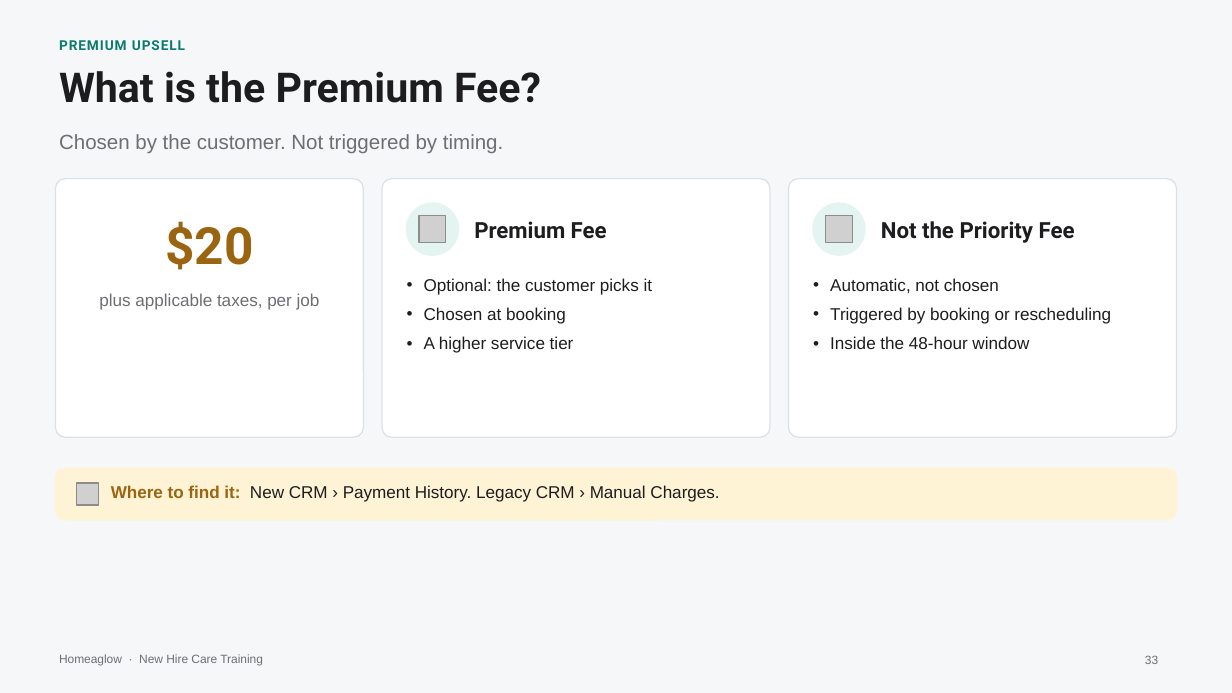
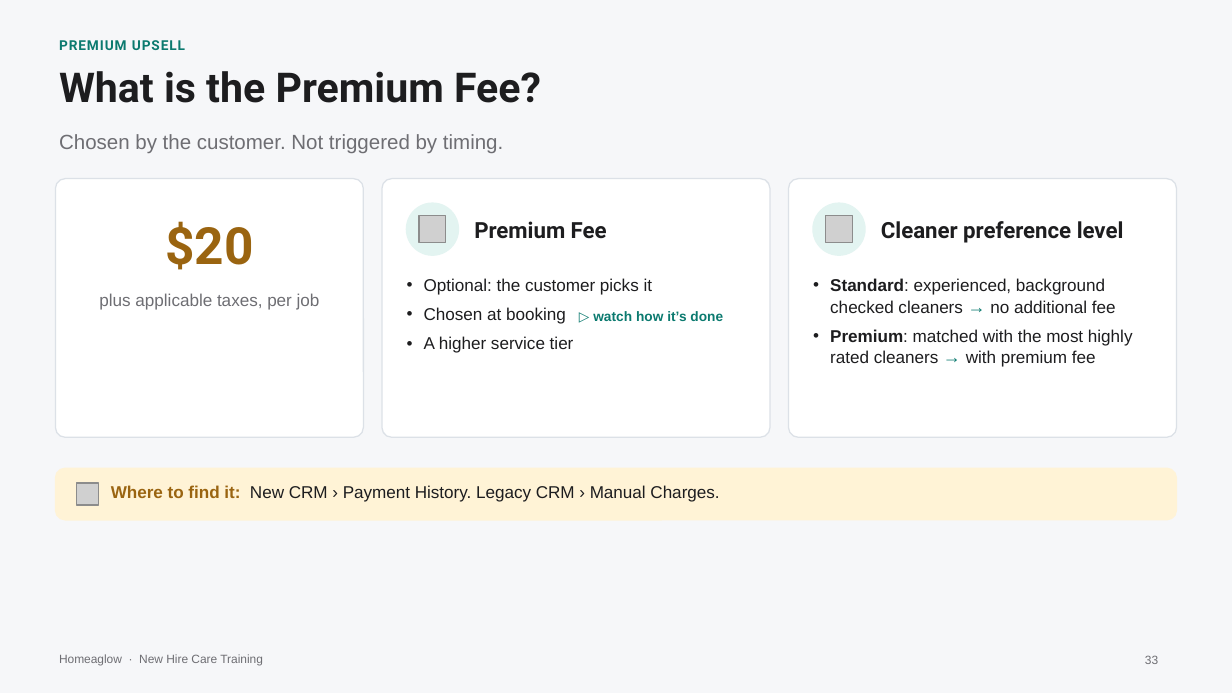
Before and after one commit to anjulimichelle/training, a slide deck: slide 33 of incorrect-info-lmc-lockout/incorrect-info-lmc-lockout.pptx. Drawn at 1232x693 pixels with LibreOffice and Linux fonts; fonts in the diff are those of the drawing; grey boxes stand for pictures. Boxes give left, top, right and bottom in pixels: in the first picture for what was removed or moved away, otherwise in the second. Text is boxed around its words. In the diff, an @@ line names an element or a change of style, - is before the commit and + after.

```diff
--- a/incorrect-info-lmc-lockout/incorrect-info-lmc-lockout.pptx
+++ b/incorrect-info-lmc-lockout/incorrect-info-lmc-lockout.pptx
@@ text at (881,221,1124,243): text changed @@
-Not the Priority Fee
+Cleaner preference level
@@ text at (830,278,1133,367): text changed @@
-• Automatic, not chosen
-• Triggered by booking or rescheduling
-• Inside the 48-hour window
+• Standard: experienced, background checked cleaners → no additional fee
+• Premium: matched with the most highly rated cleaners → with premium fee
@@ text added at (593,311,723,321), 8 pt, text #0B7A6F, bold @@
+▷ watch how it’s done
```
Also in this commit, not shown: 3 other slides changed, 2 other files.
